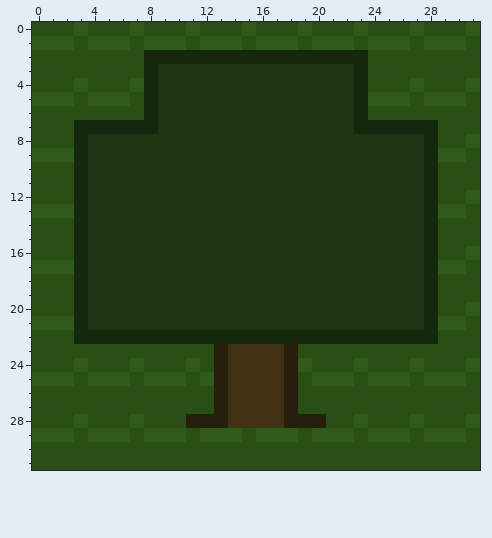
A pixel-art sprite gets an edit: src/assets/tree.png. The picture above was drawn from the file before the commit.
The file is 96x96 pixels, drawn in blocks of 3x3; one block is one cell here.
Once edited:
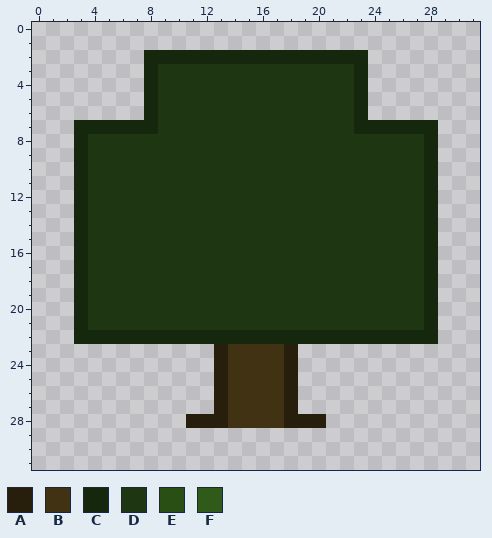
Palette (. is transparent): A #271e0c  B #423214  C #15270c  D #1e3612  E #294f15  F #305a1a
The author wrote: setDepth for trees
The exact change:
The author cleared colour E in row 0 at x 0 to 2, 4 to 6, 8 to 10, 12 to 14, 16 to 18, 20 to 22, 24 to 26 and 28 to 30; in row 1 at x 3, 7, 11, 15, 19, 23, 27 and 31; in rows 2 to 3 at x 0 to 7 and 24 to 31; in row 4 at x 0 to 2, 4 to 6, 24 to 26 and 28 to 30; in row 5 at x 3, 7, 27 and 31; in row 6 at x 0 to 7 and 24 to 31.
The author cleared colour E in row 7 at x 0 to 2 and 29 to 31; in row 8 at x 0 to 2 and 29 to 30; in row 9 at x 31; in rows 10 to 11 at x 0 to 2 and 29 to 31; in row 12 at x 0 to 2 and 29 to 30; in row 13 at x 31.
The author cleared colour E in rows 14 to 15 at x 0 to 2 and 29 to 31; in row 16 at x 0 to 2 and 29 to 30; in row 17 at x 31; in rows 18 to 19 at x 0 to 2 and 29 to 31; in row 20 at x 0 to 2 and 29 to 30; in row 21 at x 31.
The author cleared colour E in row 22 at x 0 to 2 and 29 to 31; in row 23 at x 0 to 12 and 19 to 31; in row 24 at x 0 to 2, 4 to 6, 8 to 10, 12, 20 to 22, 24 to 26 and 28 to 30; in row 25 at x 3, 7, 11, 19, 23, 27 and 31; in rows 26 to 27 at x 0 to 12 and 19 to 31; in row 28 at x 0 to 2, 4 to 6, 8 to 10, 21 to 22, 24 to 26 and 28 to 30.
The author cleared colour E in row 29 at x 3, 7, 11, 15, 19, 23, 27 and 31; in rows 30 to 31 at x 0 to 31.
The author cleared colour F in row 0 at x 3, 7, 11, 15, 19, 23, 27 and 31; in row 1 at x 0 to 2, 4 to 6, 8 to 10, 12 to 14, 16 to 18, 20 to 22, 24 to 26 and 28 to 30; in row 4 at x 3, 7, 27 and 31; in row 5 at x 0 to 2, 4 to 6, 24 to 26 and 28 to 30; in row 8 at x 31; in row 9 at x 0 to 2 and 29 to 30.
The author cleared colour F in row 12 at x 31; in row 13 at x 0 to 2 and 29 to 30; in row 16 at x 31; in row 17 at x 0 to 2 and 29 to 30; in row 20 at x 31; in row 21 at x 0 to 2 and 29 to 30.
The author cleared colour F in row 24 at x 3, 7, 11, 19, 23, 27 and 31; in row 25 at x 0 to 2, 4 to 6, 8 to 10, 12, 20 to 22, 24 to 26 and 28 to 30; in row 28 at x 3, 7, 23, 27 and 31; in row 29 at x 0 to 2, 4 to 6, 8 to 10, 12 to 14, 16 to 18, 20 to 22, 24 to 26 and 28 to 30.
Where, in picture pixels (left, top, right, bottom), the same in both pictures:
erased: (32, 22, 480, 470)
